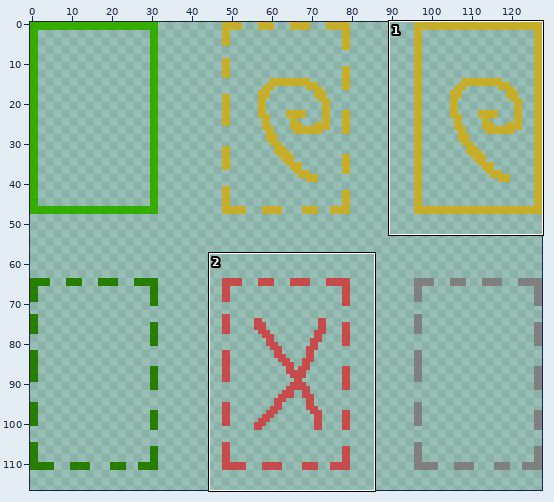
Sprite sheet: Assets/PlayableSpot.png. Above, an overview of the earlier version with the close-up marked.
Close-up. Earlier state:
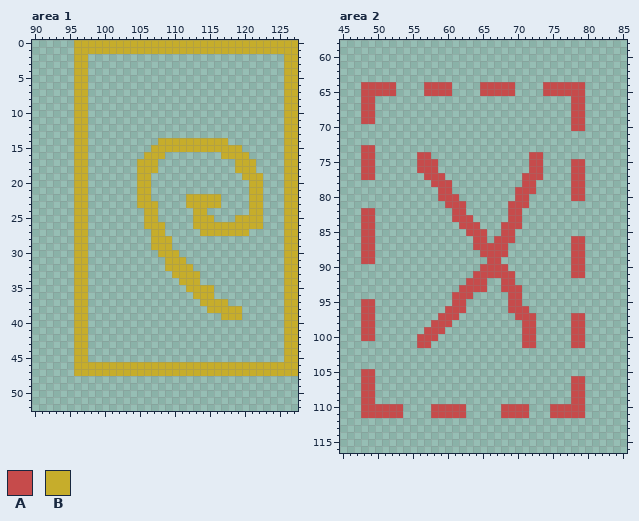
The file is 128x128 pixels. Shown: area 1: x 90..127, y 0..52; area 2: x 45..85, y 58..116. The wide view leaves out empty margins. The commit also changed other parts of the picture, which this record leaves out.
Palette (. is transparent): A #c64b4b  B #c6ad2b
Pixels before, area 1, first column x 96:
 0 BBBBBBBBBBBBBBBBBBBBBBBBBBBBBBBB
 1 BBBBBBBBBBBBBBBBBBBBBBBBBBBBBBBB
 2 BB............................BB
 3 BB............................BB
 4 BB............................BB
 5 BB............................BB
 6 BB............................BB
 7 BB............................BB
 8 BB............................BB
 9 BB............................BB
10 BB............................BB
11 BB............................BB
12 BB............................BB
13 BB............................BB
14 BB..........BBBBBBBBBB........BB
15 BB.........BBBBBBBBBBBBB......BB
16 BB........BBB........BBBB.....BB
17 BB.......BBB...........BBB....BB
18 BB.......BBB...........BBB....BB
19 BB.......BB.............BBB...BB
20 BB.......BB..............BB...BB
21 BB.......BB..............BB...BB
22 BB.......BB.....BBBBB....BB...BB
23 BB.......BBB....BBBBB....BB...BB
24 BB........BB.....BB......BB...BB
25 BB........BB.....BBB...BBBB...BB
26 BB........BBB....BBBBBBBBBB...BB
27 BB.........BB.....BBBBBBB.....BB
28 BB.........BBB................BB
29 BB.........BBB................BB
30 BB..........BBB...............BB
31 BB...........BBB..............BB
32 BB...........BBBB.............BB
33 BB............BBBB............BB
34 BB.............BBB............BB
35 BB..............BBBB..........BB
36 BB...............BBB..........BB
37 BB................BBBB........BB
38 BB.................BBBBB......BB
39 BB...................BBB......BB
40 BB............................BB
41 BB............................BB
42 BB............................BB
43 BB............................BB
44 BB............................BB
45 BB............................BB
46 BBBBBBBBBBBBBBBBBBBBBBBBBBBBBBBB
47 BBBBBBBBBBBBBBBBBBBBBBBBBBBBBBBB
Pixels before, area 2, first column x 48:
 64 AAAAA....AAAA....AAAAA....AAAAAA
 65 AAAAA....AAAA....AAAAA....AAAAAA
 66 AA............................AA
 67 AA............................AA
 68 AA............................AA
 69 AA............................AA
 70 ..............................AA
 71 ................................
 72 ................................
 73 AA..............................
 74 AA......AA..............AA......
 75 AA......AAA.............AA....AA
 76 AA......AAA.............AA....AA
 77 AA.......AAA...........AAA....AA
 78 ..........AAA..........AA.....AA
 79 ...........AA.........AAA.....AA
 80 ...........AAA........AA......AA
 81 ............AAA......AAA........
 82 AA...........AA......AA.........
 83 AA...........AAA.....AA.........
 84 AA............AAA...AAA.........
 85 AA.............AAA..AA..........
 86 AA..............AA.AAA........AA
 87 AA..............AAAAA.........AA
 88 AA...............AAAA.........AA
 89 AA................AA..........AA
 90 .................AAAA.........AA
 91 ................AAAAAA........AA
 92 ...............AAA..AA..........
 93 ..............AAAA..AAA.........
 94 .............AAA.....AA.........
 95 AA...........AA......AA.........
 96 AA..........AAA......AAA........
 97 AA.........AAA........AAA.....AA
 98 AA........AAA..........AA.....AA
 99 AA.......AAA...........AA.....AA
100 AA......AAA............AA.....AA
101 ........AA.............AA.....AA
102 ................................
103 ................................
104 ................................
105 AA..............................
106 AA............................AA
107 AA............................AA
108 AA............................AA
109 AA............................AA
110 AAAAAA....AAAAA.....AAAA...AAAAA
111 AAAAAA....AAAAA.....AAAA...AAAAA
After:
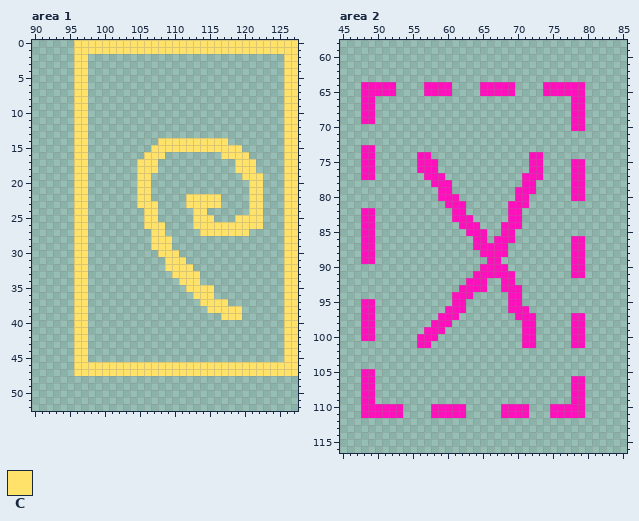
Colours new in this view: C #ffe26a
Change:
colour A: #c64b4b -> #ff10bd
Changed rows in their new state; - is a pixel that keeps its letter.
Area 1:
first column x 96:
 0 CCCCCCCCCCCCCCCCCCCCCCCCCCCCCCCC
 1 CCCCCCCCCCCCCCCCCCCCCCCCCCCCCCCC
 2 CC----------------------------CC
 3 CC----------------------------CC
 4 CC----------------------------CC
 5 CC----------------------------CC
 6 CC----------------------------CC
 7 CC----------------------------CC
 8 CC----------------------------CC
 9 CC----------------------------CC
10 CC----------------------------CC
11 CC----------------------------CC
12 CC----------------------------CC
13 CC----------------------------CC
14 CC----------CCCCCCCCCC--------CC
15 CC---------CCCCCCCCCCCCC------CC
16 CC--------CCC--------CCCC-----CC
17 CC-------CCC-----------CCC----CC
18 CC-------CCC-----------CCC----CC
19 CC-------CC-------------CCC---CC
20 CC-------CC--------------CC---CC
21 CC-------CC--------------CC---CC
22 CC-------CC-----CCCCC----CC---CC
23 CC-------CCC----CCCCC----CC---CC
24 CC--------CC-----CC------CC---CC
25 CC--------CC-----CCC---CCCC---CC
26 CC--------CCC----CCCCCCCCCC---CC
27 CC---------CC-----CCCCCCC-----CC
28 CC---------CCC----------------CC
29 CC---------CCC----------------CC
30 CC----------CCC---------------CC
31 CC-----------CCC--------------CC
32 CC-----------CCCC-------------CC
33 CC------------CCCC------------CC
34 CC-------------CCC------------CC
35 CC--------------CCCC----------CC
36 CC---------------CCC----------CC
37 CC----------------CCCC--------CC
38 CC-----------------CCCCC------CC
39 CC-------------------CCC------CC
40 CC----------------------------CC
41 CC----------------------------CC
42 CC----------------------------CC
43 CC----------------------------CC
44 CC----------------------------CC
45 CC----------------------------CC
46 CCCCCCCCCCCCCCCCCCCCCCCCCCCCCCCC
47 CCCCCCCCCCCCCCCCCCCCCCCCCCCCCCCC
